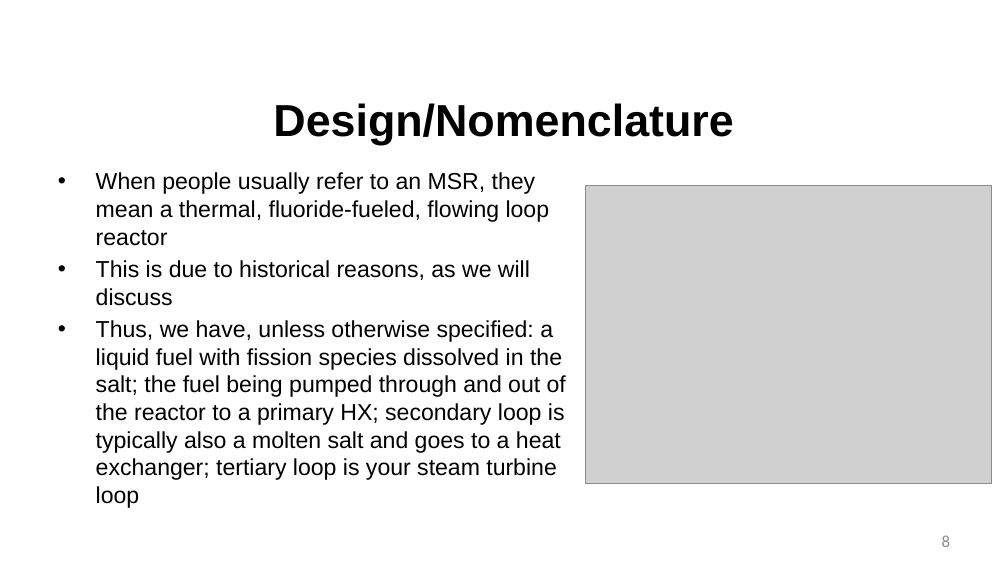
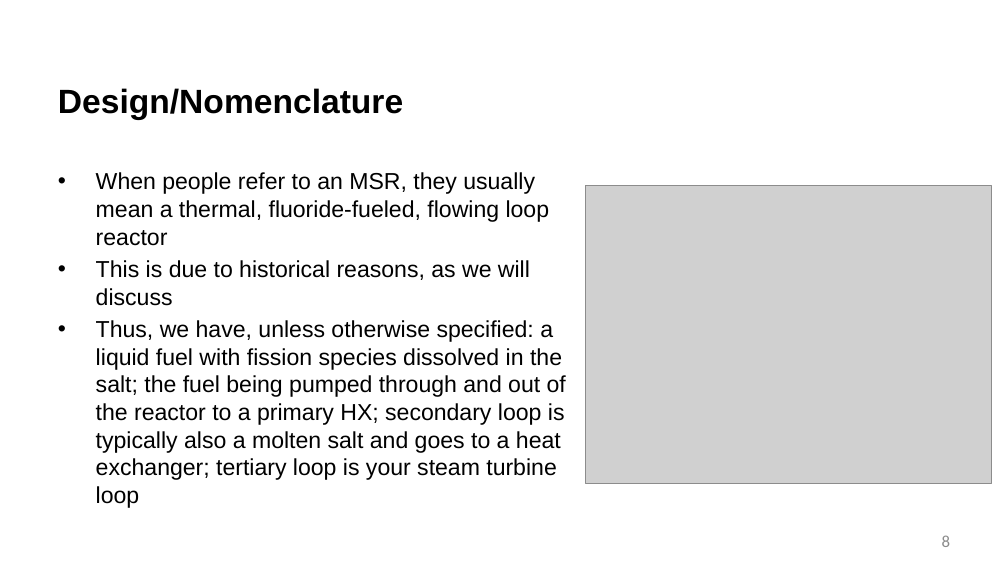
Before and after one commit to benbeeler/TEACHING, a slide deck: slide 8 of Advanced Reactor Materials/Fall2025/Lec13_MoltenSalts.pptx. Drawn at 1008x567 pixels with LibreOffice and Linux fonts; fonts in the diff are those of the drawing; grey boxes stand for pictures; background and template pictures are left out. Boxes give left, top, right and bottom in pixels: in the first picture for what was removed or moved away, otherwise in the second. Text is boxed around its words. In the diff, an @@ line names an element or a change of style, - is before the commit and + after.

```diff
--- a/Advanced Reactor Materials/Fall2025/Lec13_MoltenSalts.pptx
+++ b/Advanced Reactor Materials/Fall2025/Lec13_MoltenSalts.pptx
@@ title "Design/Nomenclature": place and size @@
-title "Design/Nomenclature" at (273,103,733,145)
+title "Design/Nomenclature" at (58,88,403,120)
@@ title "Design/Nomenclature" at (58,88,403,120): size 42.7 to 32 pt; alignment centre to left @@
@@ text at (96,172,550,246): text changed @@
-• When people usually refer to an MSR, they mean a thermal, fluoride-fueled, flowing loop reactor
+• When people refer to an MSR, they usually mean a thermal, fluoride-fueled, flowing loop reactor
```
Also in this commit, not shown: 26 other slides changed, 1 slide added, 1 slide removed, 6 other files.
